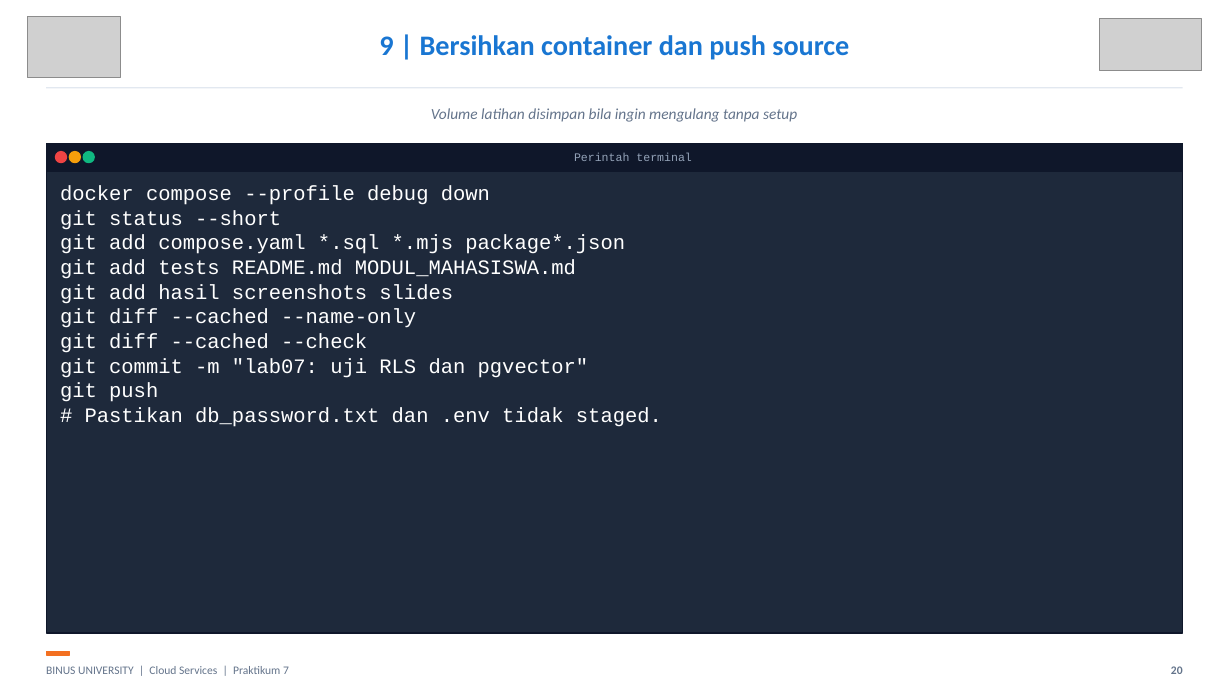
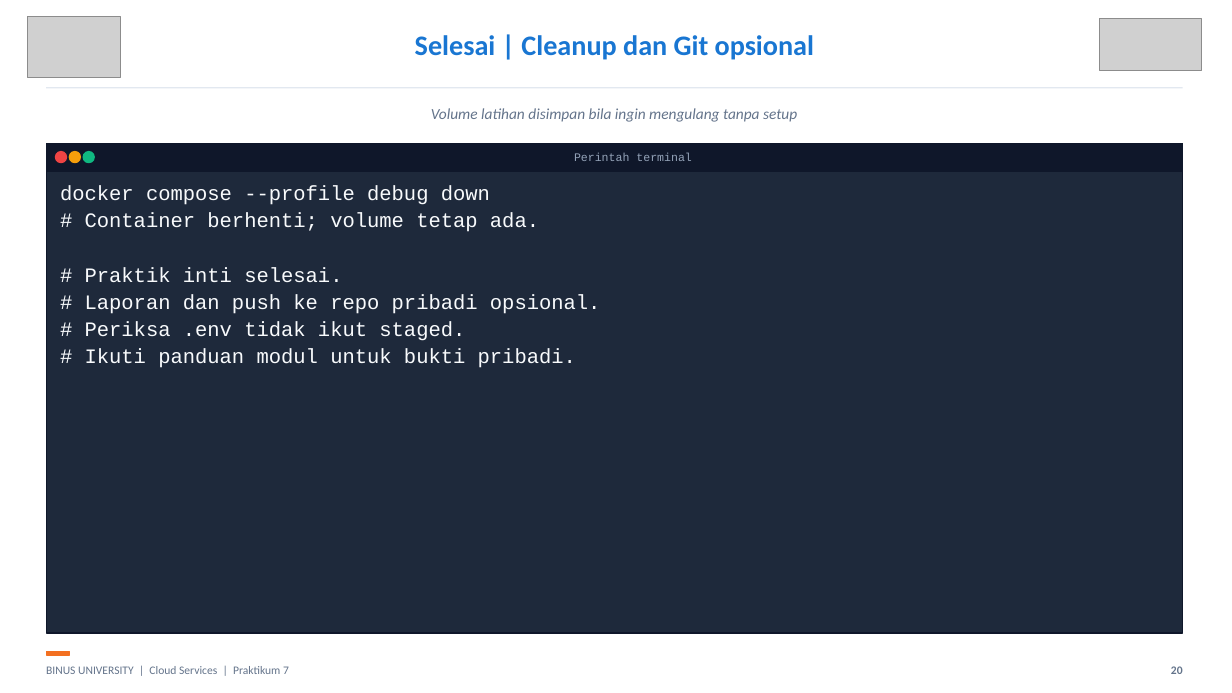
Before and after one commit to SeedFlora/meet7CloudService, a slide deck: slide 20 of slides/LAB07_RLS_pgvector_Bukti_Live.pptx. Drawn at 1232x693 pixels with LibreOffice and Linux fonts; fonts in the diff are those of the drawing; grey boxes stand for pictures. Boxes give left, top, right and bottom in pixels: in the first picture for what was removed or moved away, otherwise in the second. Text is boxed around its words. In the diff, an @@ line names an element or a change of style, - is before the commit and + after.

```diff
--- a/slides/LAB07_RLS_pgvector_Bukti_Live.pptx
+++ b/slides/LAB07_RLS_pgvector_Bukti_Live.pptx
@@ text at (415, 35, 814, 60): text changed @@
-9 | Bersihkan container dan push source
+Selesai | Cleanup dan Git opsional
@@ text at (60, 186, 601, 368): text changed; text colour #FFFFFF to #F8FAFC @@
-docker compose --profile debug down
-git status --short
-git add compose.yaml *.sql *.mjs package*.json
-git add tests README.md MODUL_MAHASISWA.md
-git add hasil screenshots slides
-git diff --cached --name-only
-git diff --cached --check
-git commit -m "lab07: uji RLS dan pgvector"
-git push
-# Pastikan db_password.txt dan .env tidak staged.
+docker compose --profile debug down
+# Container berhenti; volume tetap ada.
+# Praktik inti selesai.
+# Laporan dan push ke repo pribadi opsional.
+# Periksa .env tidak ikut staged.
+# Ikuti panduan modul untuk bukti pribadi.
```
Also in this commit, not shown: 3 other slides changed, 6 other files.
